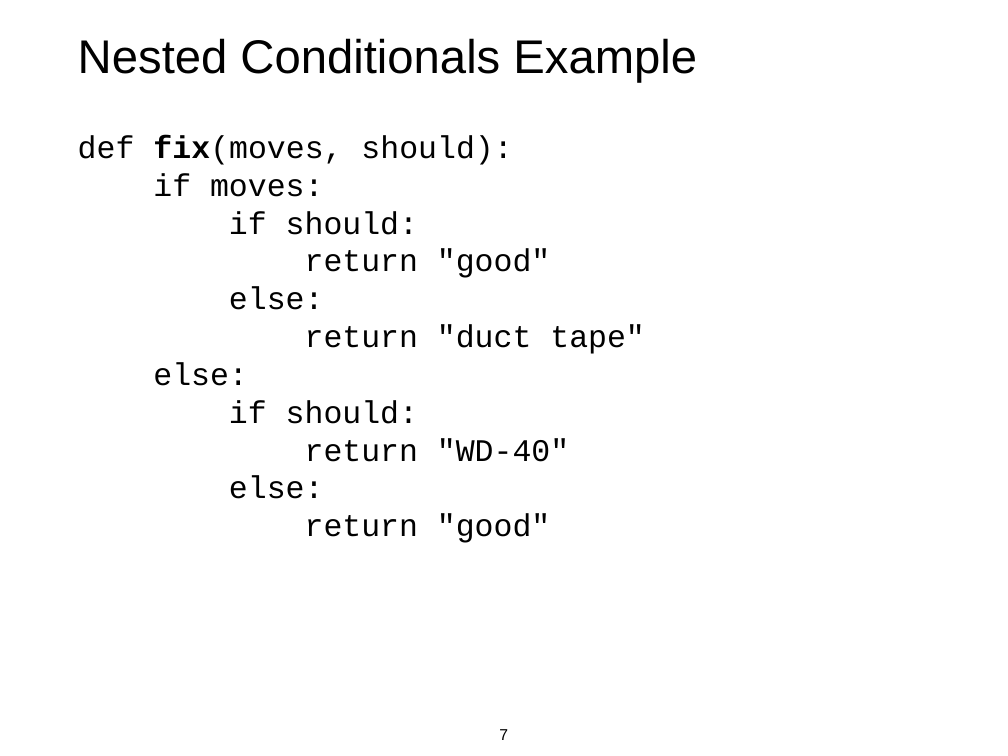
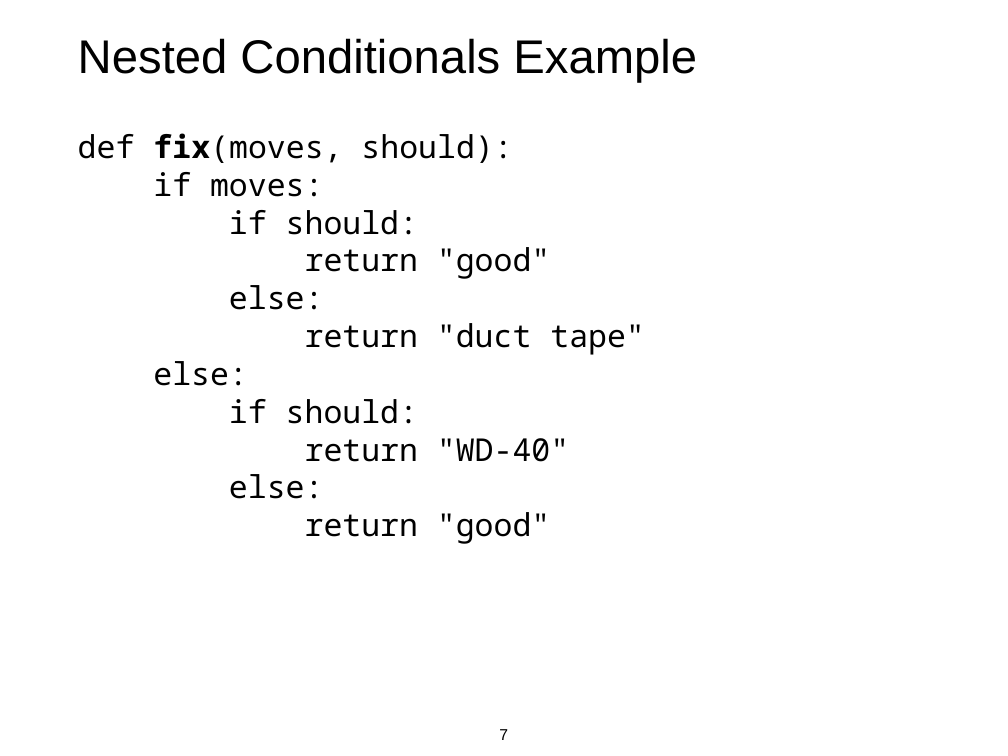
Before and after one commit to tylerharter/caraza-harter-com, a slide deck: slide 7 of tyler/meena/cs220/s22/materials/lecture_ppts/lec_09_S22.ppt. Drawn at 1008x756 pixels with LibreOffice and Linux fonts; fonts in the diff are those of the drawing. Boxes give left, top, right and bottom in pixels: in the first picture for what was removed or moved away, otherwise in the second. Text is boxed around its words. In the diff, an @@ line names an element or a change of style, - is before the commit and + after.

Commit message:
Releasing conditionals 2 lecture material

```diff
--- a/tyler/meena/cs220/s22/materials/lecture_ppts/lec_09_S22.ppt
+++ b/tyler/meena/cs220/s22/materials/lecture_ppts/lec_09_S22.ppt
@@ text "def fix(moves, should): if moves: ..." at (78,133,645,544): font Courier New to Noto Sans Mono @@
```
Also in this commit, not shown: 5 other slides changed, 23 other files.
